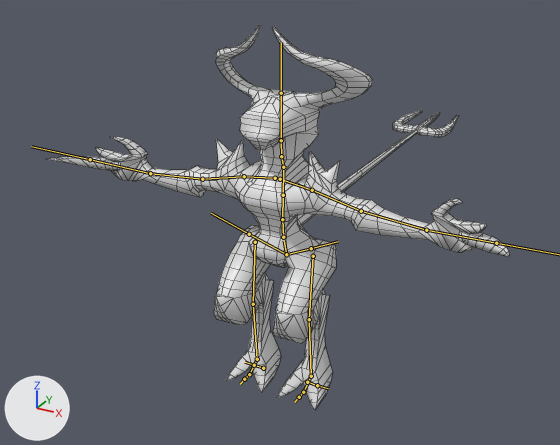
Two versions of the FBX model Assets/Models/demonT-Pose 1.fbx, one commit apart.
Both versions are drawn from a 50 mm lens placed at (2.32, -4.25, 3.42), pointed at (-0.52, 0.9, 0.84). Lighting does not change. The marker at lower left points along +X, +Y and +Z. The bones that bend it are drawn over the model as lines. Mesh edges are drawn as thin lines.
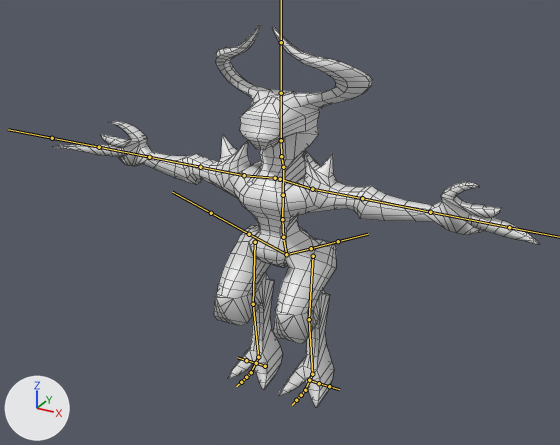
The newer file adds an action. The first version stands in its rest pose; the second is drawn at frame 1 of the action 'metarig|metarig|mixamo.com|Layer0'.

Patch to the scene script:
```diff
--- a/Assets/Models/demonT-Pose 1.fbx.py
+++ b/Assets/Models/demonT-Pose 1.fbx.py
@@ bone_shoulder_l @@
 bone_shoulder_l = bpy.data.objects['metarig'].pose.bones['shoulder.L']  # child of 'spine.003'
-bone_shoulder_l.rotation_quaternion = (1.0, 0.0, 0.0, 0.0)  # degrees (0, 0, 0)
+bone_shoulder_l.rotation_quaternion = (1.0, 0.014, 0.0, -0.001)  # degrees (2, 0, 0)
@@ bone_upper_arm_l @@
 bone_upper_arm_l = bpy.data.objects['metarig'].pose.bones['upper_arm.L']  # child of 'shoulder.L'
-bone_upper_arm_l.rotation_quaternion = (1.0, 0.0, 0.0, 0.0)  # degrees (0, 0, 0)
+bone_upper_arm_l.rotation_quaternion = (0.995, 0.0, 0.0, 0.101)  # degrees (0, 0, 12)
@@ bone_forearm_l @@
 bone_forearm_l = bpy.data.objects['metarig'].pose.bones['forearm.L']  # child of 'upper_arm.L'
-bone_forearm_l.rotation_quaternion = (1.0, 0.0, 0.0, 0.0)  # degrees (0, 0, 0)
+bone_forearm_l.rotation_quaternion = (0.996, -0.032, 0.0, -0.08)  # degrees (-4, 0, -9)
@@ bone_hand_l @@
 bone_hand_l = bpy.data.objects['metarig'].pose.bones['hand.L']  # child of 'forearm.L'
-bone_hand_l.rotation_quaternion = (1.0, 0.0, 0.0, 0.0)  # degrees (0, 0, 0)
+bone_hand_l.rotation_quaternion = (0.989, -0.108, 0.0, -0.102)  # degrees (-12, -1, -12)
@@ bone_shoulder_r @@
 bone_shoulder_r = bpy.data.objects['metarig'].pose.bones['shoulder.R']  # child of 'spine.003'
-bone_shoulder_r.rotation_quaternion = (1.0, 0.0, 0.0, 0.0)  # degrees (0, 0, 0)
+bone_shoulder_r.rotation_quaternion = (1.0, 0.014, 0.0, 0.001)  # degrees (2, 0, 0)
@@ bone_upper_arm_r @@
 bone_upper_arm_r = bpy.data.objects['metarig'].pose.bones['upper_arm.R']  # child of 'shoulder.R'
-bone_upper_arm_r.rotation_quaternion = (1.0, 0.0, 0.0, 0.0)  # degrees (0, 0, 0)
+bone_upper_arm_r.rotation_quaternion = (0.995, 0.0, 0.0, -0.101)  # degrees (0, 0, -12)
@@ bone_forearm_r @@
 bone_forearm_r = bpy.data.objects['metarig'].pose.bones['forearm.R']  # child of 'upper_arm.R'
-bone_forearm_r.rotation_quaternion = (1.0, 0.0, 0.0, 0.0)  # degrees (0, 0, 0)
+bone_forearm_r.rotation_quaternion = (0.996, -0.032, 0.0, 0.08)  # degrees (-4, 0, 9)
@@ bone_hand_r @@
 bone_hand_r = bpy.data.objects['metarig'].pose.bones['hand.R']  # child of 'forearm.R'
-bone_hand_r.rotation_quaternion = (1.0, 0.0, 0.0, 0.0)  # degrees (0, 0, 0)
+bone_hand_r.rotation_quaternion = (0.989, -0.108, 0.0, 0.102)  # degrees (-12, 1, 12)
@@ bone_shin_l @@
 bone_shin_l = bpy.data.objects['metarig'].pose.bones['shin.L']  # child of 'thigh.L'
-bone_shin_l.rotation_quaternion = (1.0, 0.0, 0.0, 0.0)  # degrees (0, 0, 0)
+bone_shin_l.rotation_quaternion = (1.0, 0.023, 0.0, 0.0)  # degrees (3, 0, 0)
@@ bone_shin_r @@
 bone_shin_r = bpy.data.objects['metarig'].pose.bones['shin.R']  # child of 'thigh.R'
-bone_shin_r.rotation_quaternion = (1.0, 0.0, 0.0, 0.0)  # degrees (0, 0, 0)
+bone_shin_r.rotation_quaternion = (1.0, 0.023, 0.0, 0.0)  # degrees (3, 0, 0)
```

Where the change shows, as pixel boxes [x1, y1, x2, y2] in the pictures (560 x 445 px):
'Plane.009', posed: before [48, 25, 509, 410]; after [53, 25, 540, 408]
bone 'shoulder.L', root to tip: before (280, 179) to (312, 190); after (280, 179) to (312, 189)
bone 'upper_arm.L', root to tip: before (312, 190) to (361, 211); after (312, 189) to (362, 198)
bone 'forearm.L', root to tip: before (361, 211) to (426, 230); after (362, 198) to (430, 212)
bone 'hand.L', root to tip: before (426, 230) to (496, 243); after (430, 212) to (509, 227)
bone 'shoulder.R', root to tip: before (275, 178) to (243, 176); after (275, 178) to (243, 175)
bone 'upper_arm.R', root to tip: before (244, 176) to (202, 179); after (244, 175) to (200, 167)
bone 'forearm.R', root to tip: before (202, 179) to (150, 173); after (200, 167) to (149, 157)
bone 'hand.R', root to tip: before (150, 173) to (90, 159); after (149, 157) to (99, 147)
bone 'shin.L', root to tip: before (309, 319) to (311, 376); after (309, 319) to (312, 374)
bone 'shin.R', root to tip: before (253, 304) to (257, 359); after (253, 304) to (258, 357)
